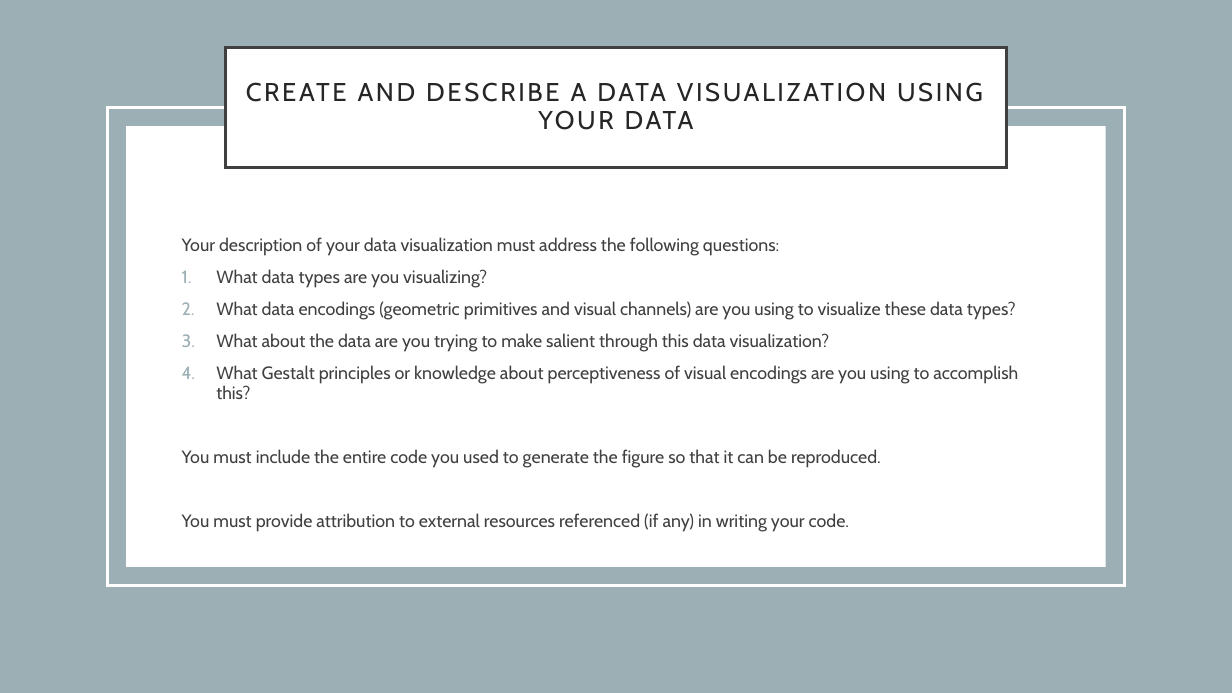
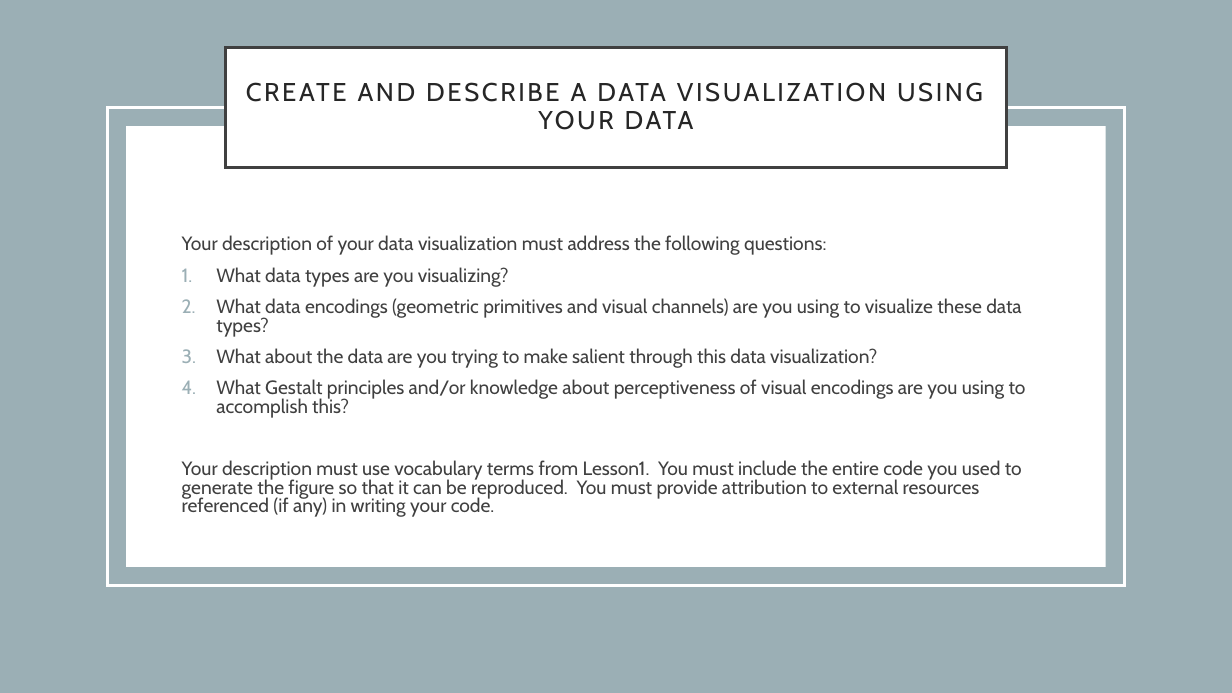
Before and after one commit to JEFworks-Lab/genomic-data-visualization-2024, a slide deck: slide 2 of resources/hw/genomic-data-visualization-HW_1.pptx. Drawn at 1232x693 pixels with LibreOffice and Linux fonts; fonts in the diff are those of the drawing. Boxes give left, top, right and bottom in pixels: in the first picture for what was removed or moved away, otherwise in the second. Text is boxed around its words. In the diff, an @@ line names an element or a change of style, - is before the commit and + after.

Commit message:
update lesson 2 and hw 1

```diff
--- a/resources/hw/genomic-data-visualization-HW_1.pptx
+++ b/resources/hw/genomic-data-visualization-HW_1.pptx
@@ text at (182,235,1021,368): size 13.9 to 15 pt in "Your description of your data visualization must ...", "What data types are you visualizing?", "What data encodings (geometric primitives and visual ...", "What about the data are you trying ..."; line spacing 0.9 to 0.8 @@
@@ text at (182,379,1026,517): text changed; size 13.9 to 15 pt @@
-4. What Gestalt principles or knowledge about perceptiveness of visual encodings are you using to accomplish this?
-You must include the entire code you used to generate the figure so that it can be reproduced.
-You must provide attribution to external resources referenced (if any) in writing your code.
+4. What Gestalt principles and/or knowledge about perceptiveness of visual encodings are you using to accomplish this?
+Your description must use vocabulary terms from Lesson1. You must include the entire code you used to generate the figure so that it can be reproduced. You must provide attribution to external resources referenced (if any) in writing your code.
```
Also in this commit, not shown: 2 other slides changed, 2 slides removed, 5 other files.
